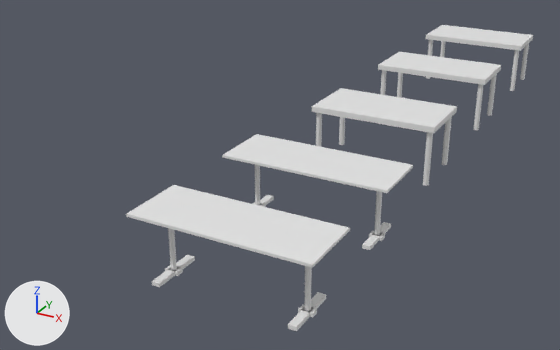
A saved change to the Blender file Game/resources/models/Blend/Table.blend.
One viewpoint serves both versions: a 50 mm camera at (5.57, -7.2, 5.36) aimed at (-0.62, 4.06, -0.27). Every picture has the same lights, and +X, +Y and +Z are marked at lower left. Materials are left out; every surface is plain grey.

Names of what the first picture shows: 'Table', 'Table.001', 'Table.002', 'Table.003', 'Table.004'.
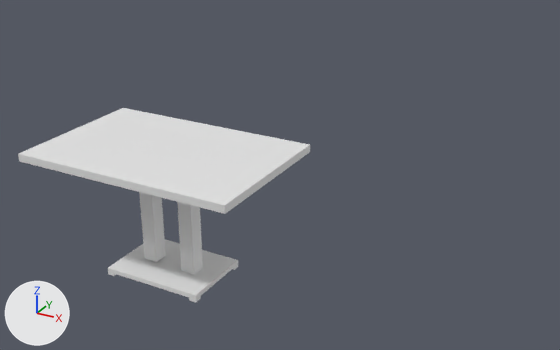
Where the change shows, as pixel boxes (x1, y1, x2, y2) in the pictures (560 x 350 px):
'Table', reshaped, moved, rescaled (171% wider, 60% taller)
    before: (426, 25, 533, 91)
    after: (18, 108, 310, 214)
'Table.004', deleted
    before: (126, 185, 350, 331)
'Table.003', deleted
    before: (222, 134, 413, 250)
'Table.002', deleted
    before: (312, 88, 457, 186)
'Base', added
    after: (108, 240, 238, 300)
'Table.001', deleted
    before: (378, 52, 501, 130)
'Leg', added
    after: (177, 202, 203, 275)
'Leg.001', added
    after: (139, 192, 166, 262)
part 1 of me_cube_001, deleted
    before: (426, 40, 433, 79)
part 2 of me_cube_001, deleted
    before: (510, 50, 519, 91)
part 3 of me_cube_001, deleted
    before: (440, 41, 446, 57)
part 4 of me_cube_001, deleted
    before: (520, 43, 529, 80)

The change in detail:
me_cube_001 has 264 vertices, 142 faces and spans x -1.0..1.0, y -1.0..1.0, z -20.2..1.0.
me_cube_001 is used by ob_table; location (1.0, 10.81, 1.01); scale (1.1, 0.6, 0.05).
me_cube_001 part 1: the loose piece of 64 vertices spanning x -1.0..-0.9, y -0.9..-0.7, z -20.2..-0.2 is deleted.
me_cube_001 part 2: the loose piece of 64 vertices spanning x 0.9..1.0, y -0.9..-0.7, z -20.2..-0.2 is deleted.
me_cube_001 part 3: the loose piece of 64 vertices spanning x -1.0..-0.9, y 0.7..0.9, z -20.2..-0.2 is deleted.
me_cube_001 part 4: the loose piece of 64 vertices spanning x 0.9..1.0, y 0.7..0.9, z -20.2..-0.2 is deleted.
Mesh me_cube_006 is new.
It is a box spanning x -1.0..1.0, y -1.0..1.0, z -1.0..1.0.
Mesh me_cube_005 is new.
It is a box spanning x -1.0..1.0, y -1.0..1.0, z -1.0..1.0.
Mesh me_cube is new.
It is a box spanning x -1.0..1.0, y -1.0..1.0, z -1.0..1.0.
Object 'Table' (ob_table) moves from (1.0, 10.81, 1.01) to (0.0, 0.0, 1.72).
Object 'Table' (ob_table) is rescaled from (1.1, 0.6, 0.05) to (1.5, 1.0, 0.05).
Object 'Table.001' (ob_table_001) is deleted.
Object 'Table.002' (ob_table_002) is deleted.
Object 'Table.003' (ob_table_003) is deleted.
Object 'Table.004' (ob_table_004) is deleted.
Object 'Leg.001' (ob_leg_001) is new; it shows me_cube_006.
Its location is (-0.3, 0.0, 0.95).
Its scale is (0.1, 0.1, 0.8).
Object 'Leg' (ob_leg) is new; it shows me_cube_005.
Its location is (0.3, 0.0, 0.92).
Its scale is (0.1, 0.1, 0.8).
Object 'Base' (ob_base) is new; it shows me_cube.
Its location is (0.0, 0.0, 0.1).
Its scale is (0.7, 0.5, 0.03).
